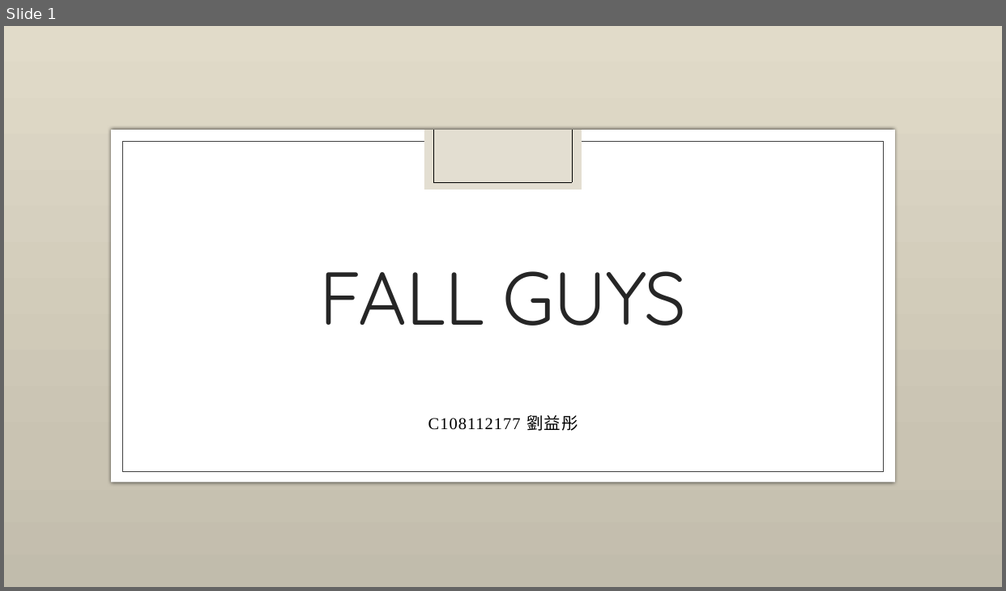
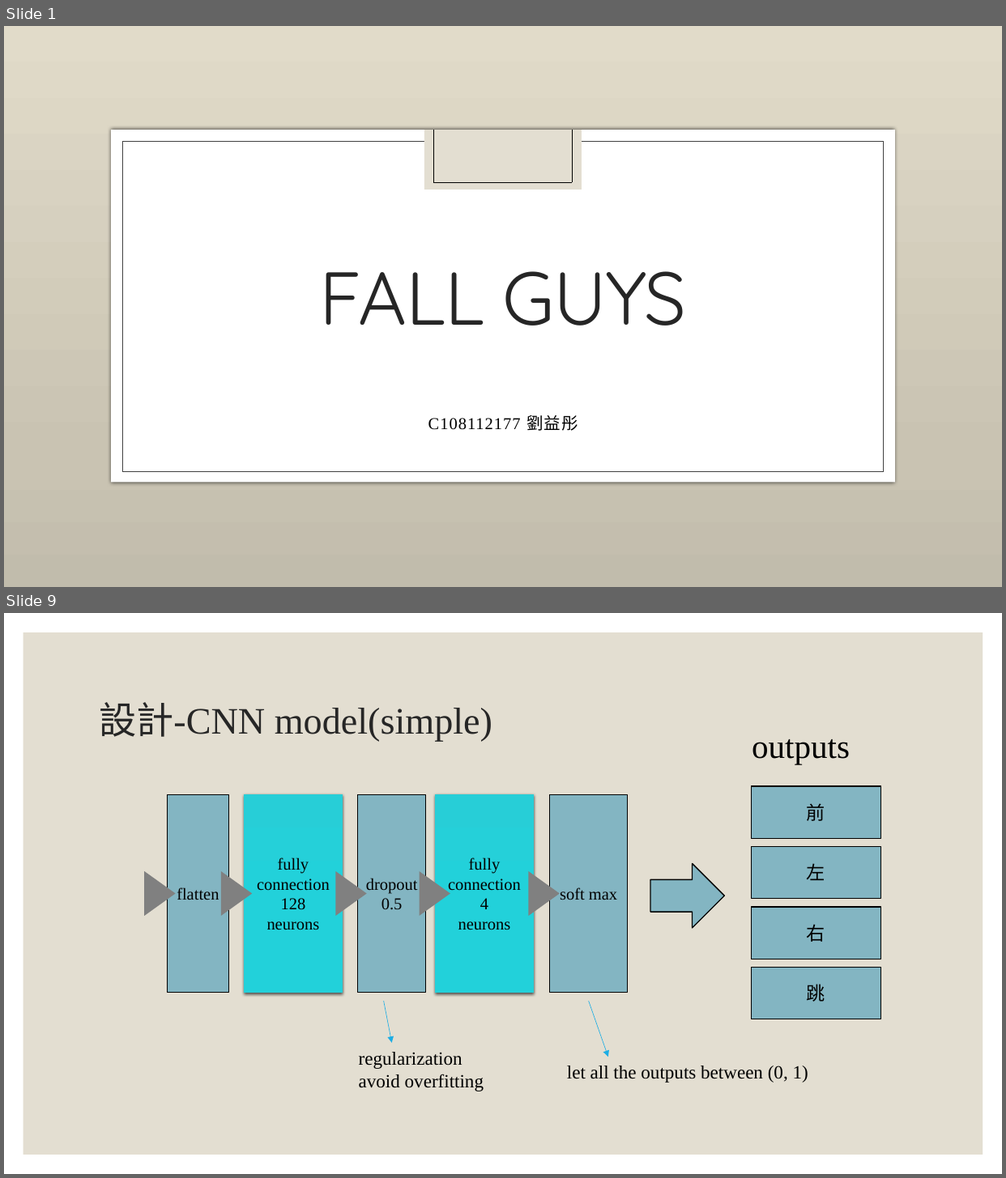
Before and after one commit to San-Zero/ML_homework, a slide deck: Fall-guys-ML.pptx. Shown one above the other, each under a label of ours: slide 1 before the commit, slides 1 and 9 after it; the slides between them are not shown. The pictures are 1006x591 and 1006x1178 pixels, drawn with LibreOffice and Linux fonts; fonts in the diff are those of the drawing; background and template pictures are left out. Boxes give left, top, right and bottom in pixels: in the first picture for what was removed or moved away, otherwise in the second. Text is boxed around its words. In the diff, an @@ line names an element or a change of style, - is before the commit and + after.

Commit message:
update ppt
more detail for the block breakdown and CNN model

```diff
--- a/Fall-guys-ML.pptx
+++ b/Fall-guys-ML.pptx
@@ slide 9 added at [4, 613, 1002, 1174], background #FFFFFF @@
@@ rectangle added at [23, 632, 983, 1155], fill #E3DED1 @@
@@ title added at [99, 702, 492, 741], 36 pt, text #262626 @@
+設計-CNN model(simple)
@@ text added at [752, 739, 850, 764], 32 pt, text #000000 @@
+outputs
@@ rectangle added at [167, 795, 228, 994], fill #83B5C2, outline #000000 0.5 pt, 16 pt, text #000000 @@
+flatten
@@ rectangle added at [245, 795, 343, 994], fill gradient #27CED7 to #22D1DA to #22D0D9, outline #27CED7 0.5 pt, 16 pt, text #000000 @@
+fully
+connection
+128
+neurons
@@ rectangle added at [358, 795, 426, 994], fill #83B5C2, outline #000000 1 pt, 16 pt, text #000000 @@
+dropout
+0.5
@@ rectangle added at [435, 795, 533, 994], fill gradient #27CED7 to #22D1DA to #22D0D9, outline #27CED7 0.5 pt, 16 pt, text #000000 @@
+fully
+connection
+4
+neurons
@@ rectangle added at [550, 795, 628, 994], fill #83B5C2, outline #000000 1 pt, 16 pt, text #000000 @@
+soft max
@@ rectangle added at [752, 786, 881, 838], fill #83B5C2, outline #000000 1 pt, 18 pt, text #000000 @@
+前
@@ rectangle added at [752, 846, 881, 899], fill #83B5C2, outline #000000 1 pt, 18 pt, text #000000 @@
+左
@@ flow chart extract added at [143, 871, 175, 916], fill #808080 @@
@@ flow chart extract added at [221, 871, 252, 916], fill #808080 @@
@@ flow chart extract added at [335, 871, 367, 916], fill #808080 @@
@@ flow chart extract added at [419, 871, 450, 916], fill #808080 @@
@@ flow chart extract added at [528, 871, 560, 916], fill #808080 @@
@@ down arrow added at [650, 864, 725, 929], fill #83B5C2, outline #000000 1 pt @@
@@ rectangle added at [752, 907, 881, 960], fill #83B5C2, outline #000000 1 pt, 18 pt, text #000000 @@
+右
@@ rectangle added at [752, 967, 881, 1020], fill #83B5C2, outline #000000 1 pt, 18 pt, text #000000 @@
+跳
@@ arrow added from (384, 1002) to (392, 1043), #1CADE4 0.5 pt @@
@@ arrow added from (589, 1002) to (608, 1057), #1CADE4 0.5 pt @@
@@ text added at [359, 1052, 484, 1092], 18 pt, text #000000 @@
+regularization
+avoid overfitting
@@ text added at [567, 1066, 808, 1083], 18 pt, text #000000 @@
+let all the outputs between (0, 1)
```
Also in this commit, not shown: 3 slides changed, 8 other slides added, 3 slides removed.
